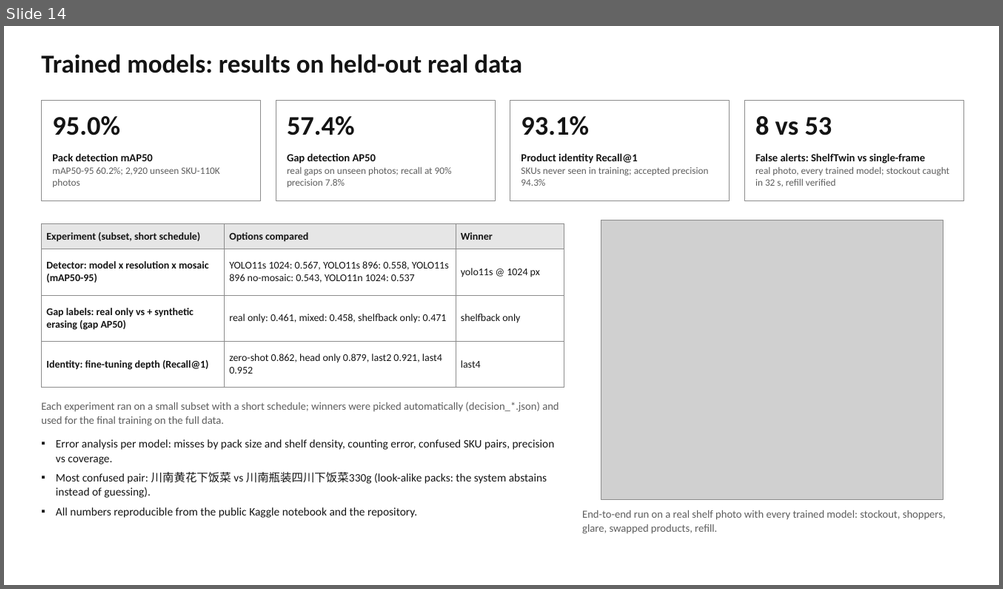
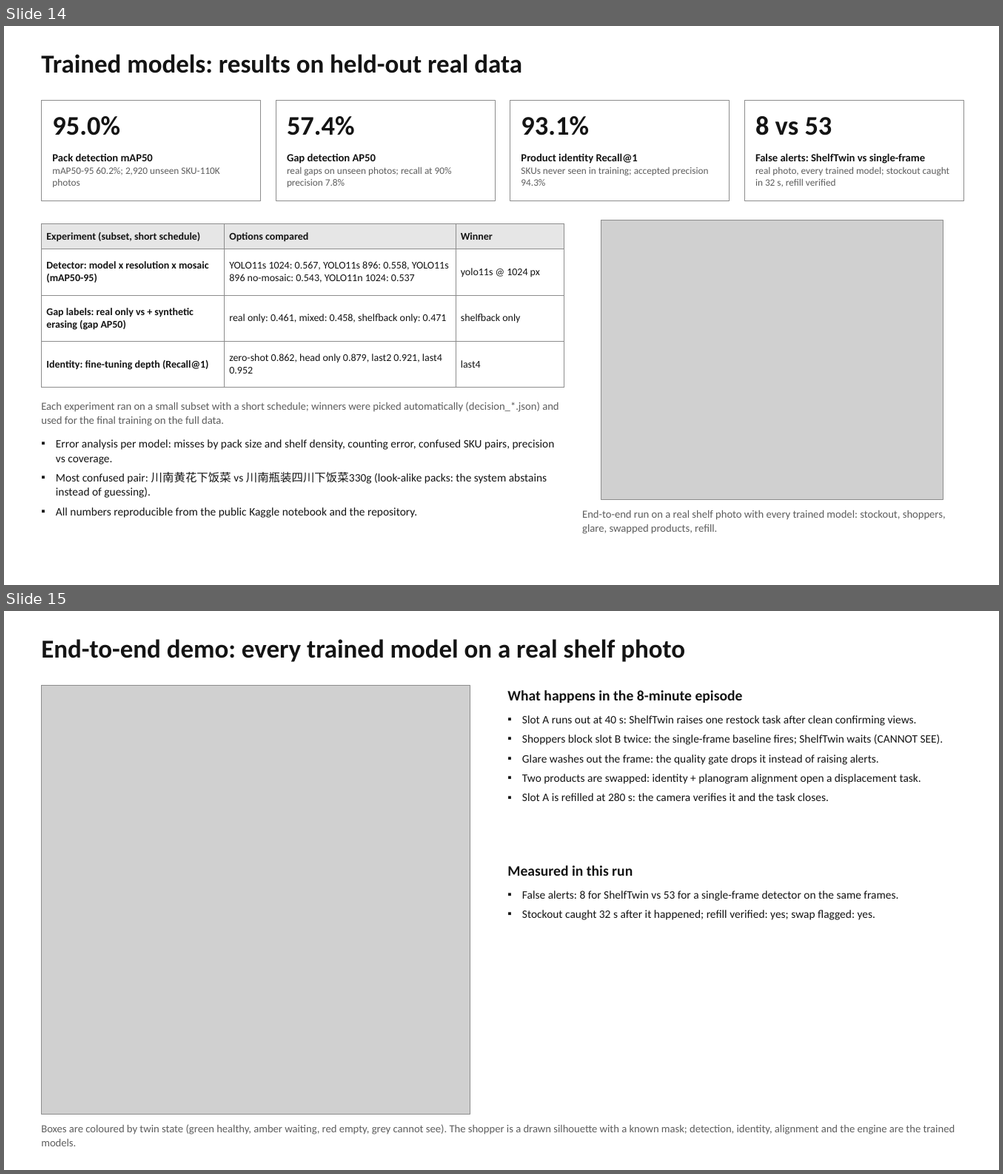
Before and after one commit to Purv-Kabaria/shelftwin, a slide deck: ShelfTwin.pptx. Shown one above the other, each under a label of ours: slide 14 before the commit, slides 14 and 15 after it. The pictures are 1003x589 and 1003x1174 pixels, drawn with LibreOffice and Linux fonts; fonts in the diff are those of the drawing; grey boxes stand for pictures. Boxes give left, top, right and bottom in pixels: in the first picture for what was removed or moved away, otherwise in the second. Text is boxed around its words. In the diff, an @@ line names an element or a change of style, - is before the commit and + after.

Commit message:
Deck: add end-to-end demo video slide

```diff
--- a/ShelfTwin.pptx
+++ b/ShelfTwin.pptx
@@ slide 15 added at (4,611,999,1170), background #FFFFFF @@
@@ title added at (41,639,685,662), 25 pt, text #141414, bold @@
+End-to-end demo: every trained model on a real shelf photo
@@ picture added at (41,686,470,1115) @@
@@ text added at (507,690,743,703), 14 pt, text #141414, bold @@
+What happens in the 8-minute episode
@@ text added at (522,715,943,801), 11 pt, text #141414 @@
+▪ Slot A runs out at 40 s: ShelfTwin raises one restock task after clean confirming views.
+▪ Shoppers block slot B twice: the single-frame baseline fires; ShelfTwin waits (CANNOT SEE).
+▪ Glare washes out the frame: the quality gate drops it instead of raising alerts.
+▪ Two products are swapped: identity + planogram alignment open a displacement task.
+▪ Slot A is refilled at 280 s: the camera verifies it and the task closes.
@@ text added at (507,866,632,876), 14 pt, text #141414, bold @@
+Measured in this run
@@ text added at (522,891,898,920), 11 pt, text #141414 @@
+▪ False alerts: 8 for ShelfTwin vs 53 for a single-frame detector on the same frames.
+▪ Stockout caught 32 s after it happened; refill verified: yes; swap flagged: yes.
@@ text added at (41,1125,955,1147), 10.5 pt, text #5E5E5E @@
+Boxes are coloured by twin state (green healthy, amber waiting, red empty, grey cannot see). The shopper is a drawn silhouette with a known mask; detection, identity, alignment and the engine are the trained models.
```
Also in this commit, not shown: 1 slide changed, 2 other files.
